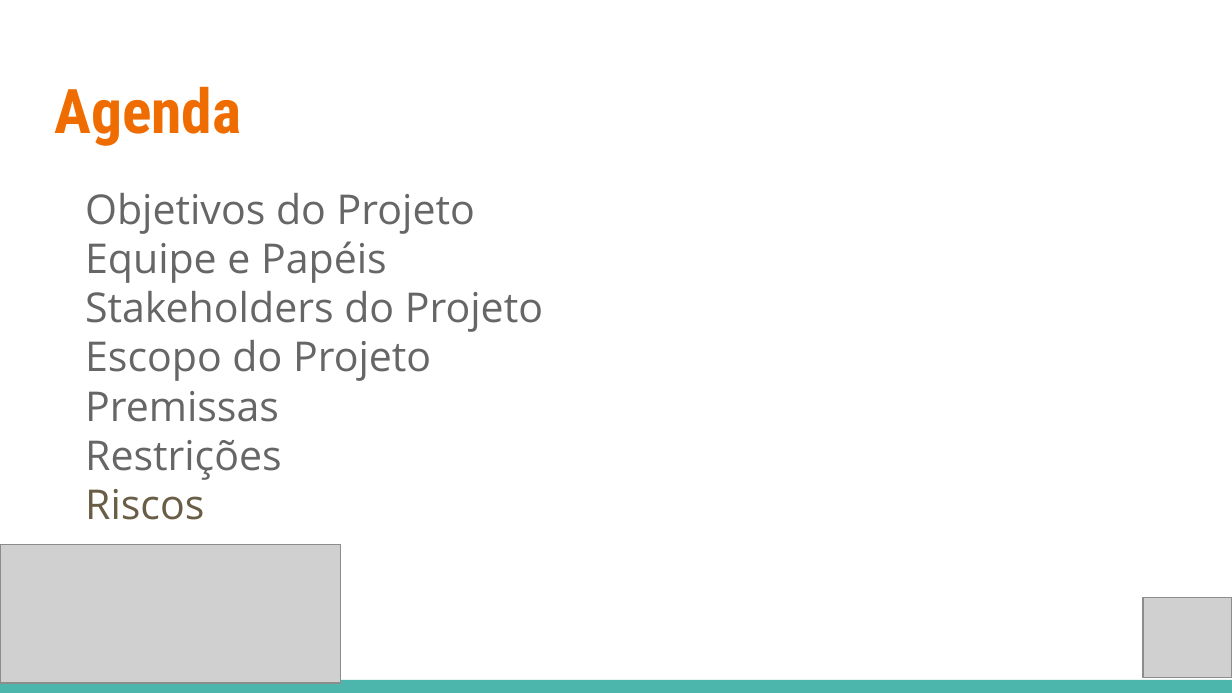
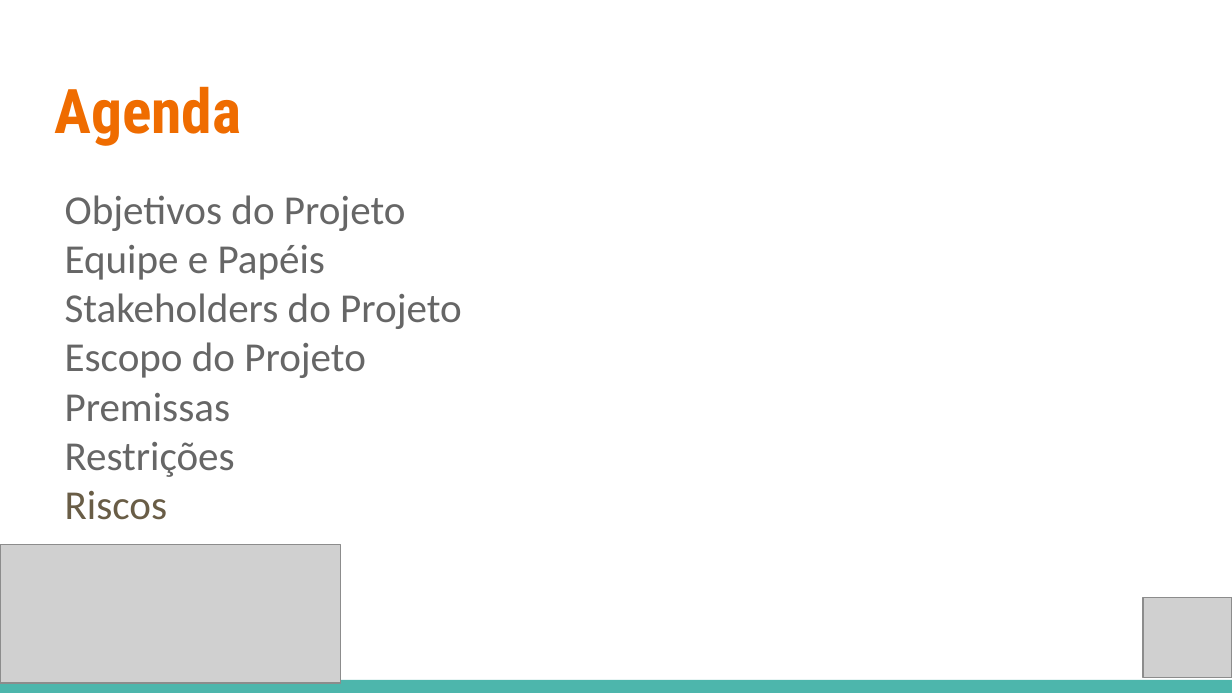
Before and after one commit to deividazevedo2/Projeto-SISAP, a slide deck: slide 2 of SISAP/000-GERENCIA_DE_PROJETO/PPJ-PLANO_DE_PROJETO - SISAP.pptx. Drawn at 1232x693 pixels with LibreOffice and Linux fonts; fonts in the diff are those of the drawing; grey boxes stand for pictures. Boxes give left, top, right and bottom in pixels: in the first picture for what was removed or moved away, otherwise in the second. Text is boxed around its words. In the diff, an @@ line names an element or a change of style, - is before the commit and + after.

Commit message:
Alterados os documentos ARQ-Documento de Arquitetura, DRI-Planilha de Riscos e PPJ-Plano de Projeto

```diff
--- a/SISAP/000-GERENCIA_DE_PROJETO/PPJ-PLANO_DE_PROJETO - SISAP.pptx
+++ b/SISAP/000-GERENCIA_DE_PROJETO/PPJ-PLANO_DE_PROJETO - SISAP.pptx
@@ text "Objetivos do Projeto" at [65, 195, 462, 520]: font Open Sans to Calibri; indent changed @@
```
Also in this commit, not shown: 6 other slides changed, 2 other files.
